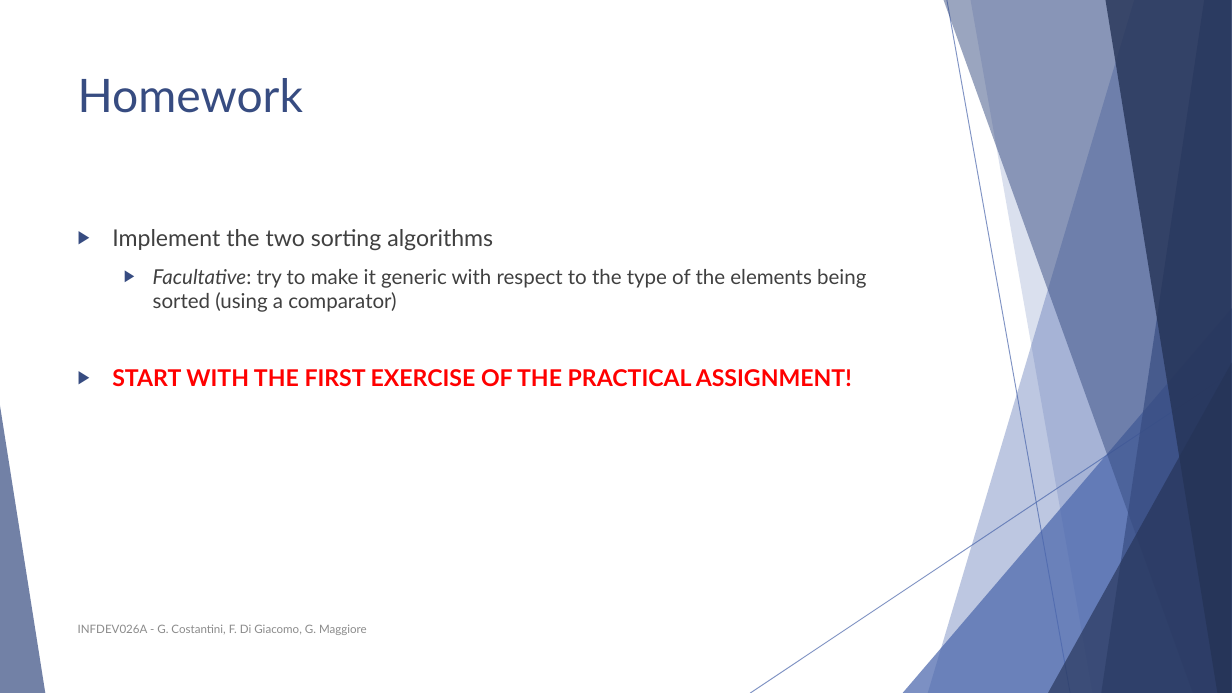
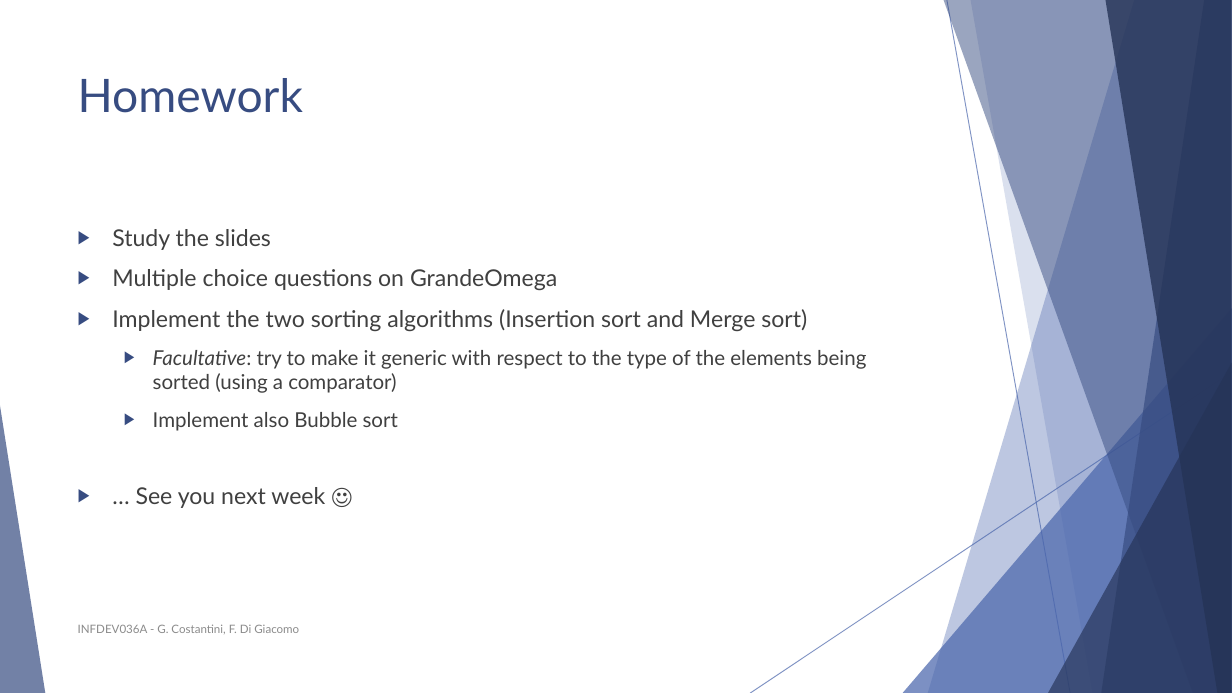
Before and after one commit to FurkanAndac/Development-6A, a slide deck: slide 46 of Lesson slides/Unit 2 - Sorting algorithms.pptx (slide 45 before the commit). Drawn at 1232x693 pixels with LibreOffice and Linux fonts; fonts in the diff are those of the drawing. Boxes give left, top, right and bottom in pixels: in the first picture for what was removed or moved away, otherwise in the second. Text is boxed around its words. In the diff, an @@ line names an element or a change of style, - is before the commit and + after.

```diff
--- a/Lesson slides/Unit 2 - Sorting algorithms.pptx
+++ b/Lesson slides/Unit 2 - Sorting algorithms.pptx
@@ text at bbox=[112, 229, 807, 331]: text changed @@
-▶ Implement the two sorting algorithms
+▶ Study the slides
+▶ Multiple choice questions on GrandeOmega
+▶ Implement the two sorting algorithms (Insertion sort and Merge sort)
@@ text at bbox=[136, 412, 398, 508]: text changed; size 18 to 16 pt; text colour #FF0000 to #404040; bold off @@
-▶ START WITH THE FIRST EXERCISE OF THE PRACTICAL ASSIGNMENT!
+  ▶ Implement also Bubble sort
+▶ … See you next week ☺
@@ text at bbox=[78, 624, 299, 634]: text changed @@
-INFDEV026A - G. Costantini, F. Di Giacomo, G. Maggiore
+INFDEV036A - G. Costantini, F. Di Giacomo
```
Also in this commit, not shown: 41 other slides changed, 1 slide added.
